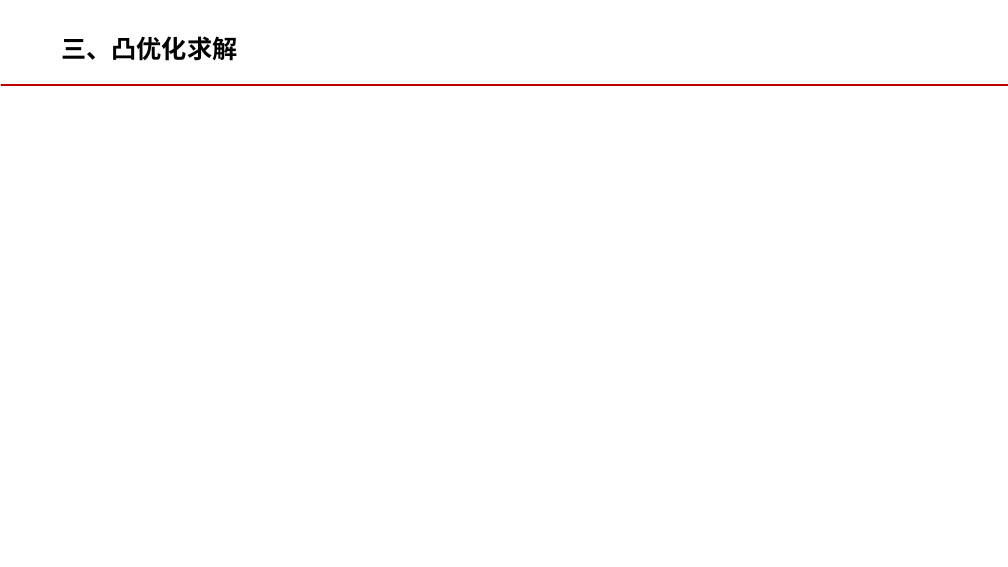
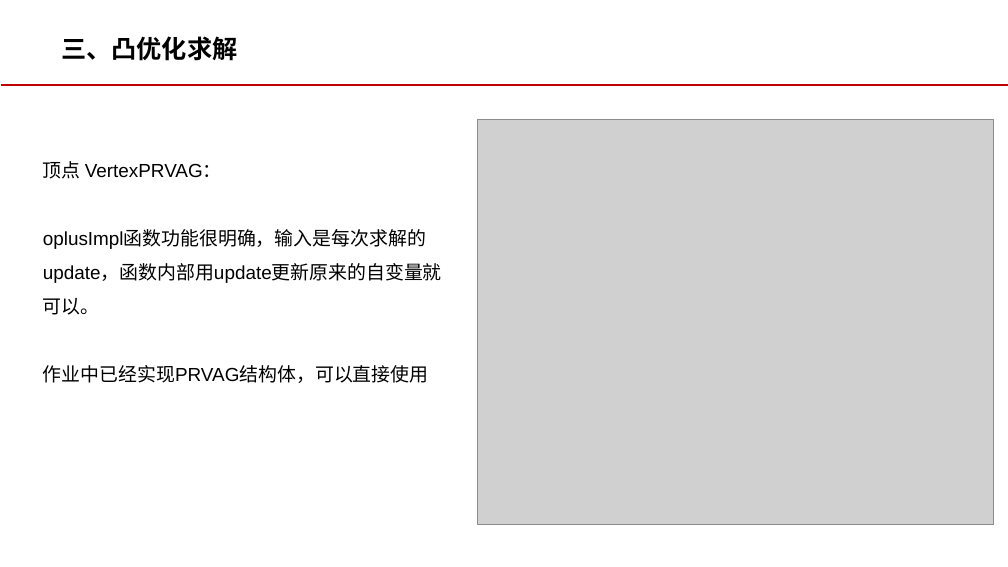
Before and after one commit to wangdz99/Sensor-Fusion-SLAM, a slide deck: slide 16 of 09-graph-optimization/第9讲作业分享—王殿政.pptx. Drawn at 1008x567 pixels with LibreOffice and Linux fonts; fonts in the diff are those of the drawing; grey boxes stand for pictures. Boxes give left, top, right and bottom in pixels: in the first picture for what was removed or moved away, otherwise in the second. Text is boxed around its words. In the diff, an @@ line names an element or a change of style, - is before the commit and + after.

```diff
--- a/09-graph-optimization/第9讲作业分享—王殿政.pptx
+++ b/09-graph-optimization/第9讲作业分享—王殿政.pptx
@@ picture added at [478, 119, 994, 524] @@
@@ text added at [43, 161, 442, 383], 18 pt, text #000000 @@
+顶点 VertexPRVAG：
+oplusImpl函数功能很明确，输入是每次求解的update，函数内部用update更新原来的自变量就可以。
+作业中已经实现PRVAG结构体，可以直接使用
```
Also in this commit, not shown: 3 other slides changed, 14 slides added, 2 other files.
